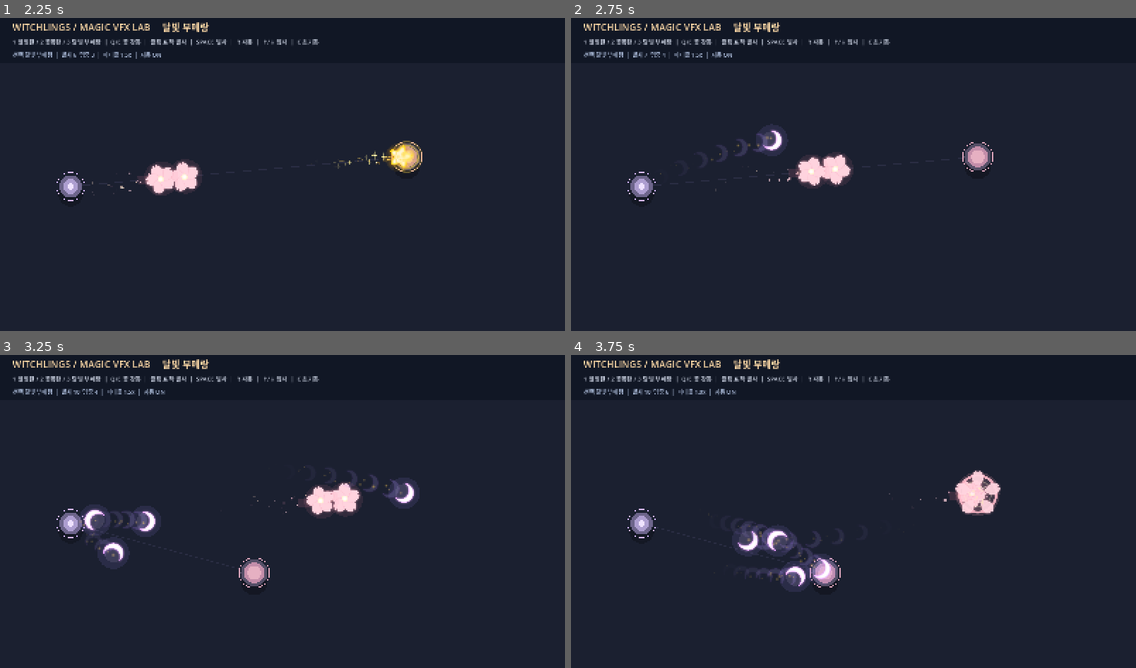
Above: before the commit, frames 1-4 (two rows, left to right).
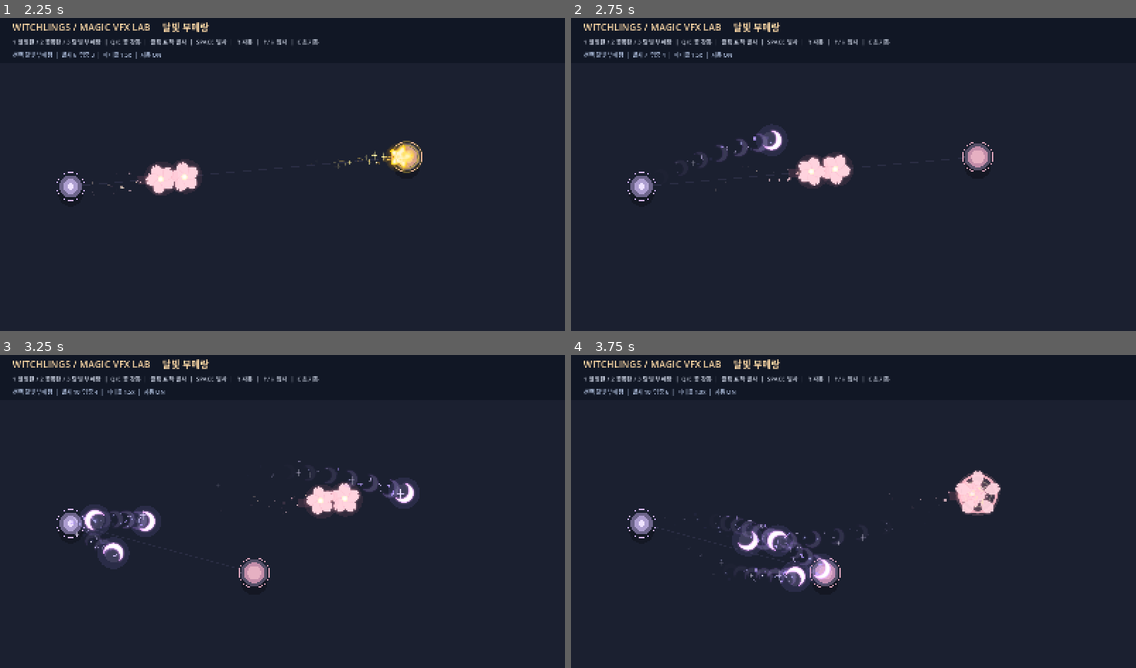
Above: after the commit, the same moments.

Repository: LittleEvasn/Test-Room
Game: Godot game, scene res://scenes/main.tscn
Two runs of this game, one before a commit and one after it. Both use one fixed random seed, a clock stepped at 60 frames per second and the inputs below.
Inputs (mouse positions are in pixels of both pictures, inside the frame that each line leads up to):
- Up to frame 1 (2.25 s): tap Enter at 0.5 s; move the mouse to (406, 155) at 0.52 s; hold Up 0.53-1.28 s; tap 1 at 0.6 s; click (406, 155) at 0.67 s; tap Space at 0.77, 1.52 s; move the mouse to (169, 187) at 1.27 s; hold Down 1.28-2.03 s; tap 2 at 1.35 s; move the mouse to (339, 102) at 2.02 s; hold Up from 2.03 s (still down); tap 3 at 2.1 s
- Up to frame 2 (2.75 s): keep holding Up
- Up to frame 3 (3.25 s): keep holding Up; move the mouse to (254, 574) at 2.77 s; tap Q at 2.85 s; click (254, 574) at 2.92 s; tap Space at 3.02 s
- Up to frame 4 (3.75 s): move the mouse to (1023, 558) at 3.52 s; release Up at 3.53 s; hold Down from 3.53 s (still down); tap E at 3.6 s

Frame 1 is identical in both runs. In frame 2, less than 0.1% of the frame differs, in the area x 15-36%, y 37-50%; in frame 3, 0.2%; in frame 4, 0.2%, in the area x 20-57%, y 51-73%.

Commit message:
Replace moon spark sprite with lunar dust shards arc sparks and white glints

Diff:
--- a/scripts/moon_boomerang.gd
+++ b/scripts/moon_boomerang.gd
@@ -6,12 +6,11 @@
 signal returned(at: Vector2)
 
 const MOON_TEXTURE: Texture2D = preload("res://assets/달빛 부메랑.png")
-const SPARK_TEXTURE: Texture2D = preload("res://assets/spark.png")
 const OUTBOUND_TIME := 0.84
 const RETURN_TIME := 0.70
 const IMAGE_DIAMETER := 96.0
 const MAX_TRAIL := 18
-const MAX_MOTES := 70
+const MAX_MOTES := 96
 
 var origin := Vector2.ZERO
 var destination := Vector2.ZERO
@@ -81,18 +80,24 @@
             motes.remove_at(i)
         else:
             mote["pos"] = Vector2(mote["pos"]) + Vector2(mote["vel"]) * delta
+            mote["angle"] = float(mote["angle"]) + float(mote["spin"]) * delta
 
 func _emit_motes(delta: float) -> void:
-    emission_carry = minf(4.0, emission_carry + delta * 35.0 * emission_density)
+    emission_carry = minf(4.0, emission_carry + delta * 43.0 * emission_density)
     while emission_carry >= 1.0 and motes.size() < MAX_MOTES:
         emission_carry -= 1.0
-        var life := randf_range(0.20, 0.43)
+        var life := randf_range(0.24, 0.52)
+        var roll := randf()
+        var kind := 0 if roll < 0.36 else (1 if roll < 0.64 else (2 if roll < 0.87 else 3))
         motes.append({
-            "pos": global_position + Vector2(randf_range(-12.0, 12.0), randf_range(-12.0, 12.0)),
-            "vel": Vector2(randf_range(-65.0, 65.0), randf_range(-65.0, 65.0)),
+            "pos": global_position + Vector2(randf_range(-17.0, 17.0), randf_range(-17.0, 17.0)),
+            "vel": Vector2(randf_range(-75.0, 75.0), randf_range(-75.0, 75.0)),
             "life": life,
             "total": life,
-            "size": randf_range(3.0, 8.0)
+            "size": randf_range(4.0, 10.0),
+            "kind": kind,
+            "angle": randf_range(0.0, TAU),
+            "spin": randf_range(-4.0, 4.0)
         })
 
 func _draw() -> void:
@@ -106,7 +111,7 @@
             MOON_TEXTURE,
             Rect2(-Vector2.ONE * diameter * 0.5, Vector2.ONE * diameter),
             false,
-            Color(0.73, 0.66, 1.0, fraction * 0.24)
+            Color(0.79, 0.71, 1.0, fraction * 0.31)
         )
         draw_set_transform(Vector2.ZERO, 0.0, Vector2.ONE)
 
@@ -114,12 +119,18 @@
         var fade := clampf(float(mote["life"]) / float(mote["total"]), 0.0, 1.0)
         var local_pos := to_local(Vector2(mote["pos"]))
         var radius := float(mote["size"]) * (0.4 + fade * 0.6)
-        draw_texture_rect(
-            SPARK_TEXTURE,
-            Rect2(local_pos - Vector2.ONE * radius, Vector2.ONE * radius * 2.0),
-            false,
-            Color(0.75, 0.72, 1.0, fade * 0.8)
-        )
+        match int(mote["kind"]):
+            0:
+                draw_circle(local_pos, radius * 0.76, Color(0.56, 0.48, 1.0, fade * 0.16))
+                draw_circle(local_pos, radius * 0.34, Color(0.76, 0.77, 1.0, fade * 0.77))
+                draw_circle(local_pos, radius * 0.12, Color(1.0, 0.98, 1.0, fade * 0.95))
+            1:
+                _draw_moon_shard(local_pos, radius, float(mote["angle"]), Color(0.69, 0.57, 1.0, fade * 0.84))
+            2:
+                draw_arc(local_pos, radius * 1.1, float(mote["angle"]), float(mote["angle"]) + 1.7, 10, Color(0.85, 0.79, 1.0, fade * 0.88), maxf(1.0, radius * 0.23), true)
+            3:
+                draw_line(local_pos + Vector2(-radius * 1.1, 0), local_pos + Vector2(radius * 1.1, 0), Color(0.89, 0.83, 1.0, fade * 0.87), maxf(1.0, radius * 0.2), true)
+                draw_line(local_pos + Vector2(0, -radius * 1.6), local_pos + Vector2(0, radius * 1.6), Color(0.96, 0.94, 1.0, fade * 0.92), maxf(1.0, radius * 0.2), true)
 
     # 본체는 독립적으로 회전하며, 곡선 비행의 방향과 무관하게 팽이처럼 돈다.
     draw_circle(Vector2.ZERO, IMAGE_DIAMETER * 0.47, Color(0.65, 0.56, 1.0, 0.11))
@@ -128,3 +139,15 @@
     var diameter := IMAGE_DIAMETER * (1.0 + sin(age * 14.0) * 0.025)
     draw_texture_rect(MOON_TEXTURE, Rect2(-Vector2.ONE * diameter * 0.5, Vector2.ONE * diameter), false)
     draw_set_transform(Vector2.ZERO, 0.0, Vector2.ONE)
+
+func _draw_moon_shard(at: Vector2, radius: float, angle: float, tint: Color) -> void:
+    var polygon := PackedVector2Array([
+        Vector2(-radius * 0.30, -radius),
+        Vector2(radius * 0.45, -radius * 0.60),
+        Vector2(radius * 0.32, radius),
+        Vector2(-radius * 0.45, radius * 0.60)
+    ])
+    for i in polygon.size():
+        polygon[i] = at + polygon[i].rotated(angle)
+    draw_colored_polygon(polygon, tint)
+    draw_line(at - Vector2.RIGHT.rotated(angle) * radius * 0.38, at + Vector2.RIGHT.rotated(angle) * radius * 0.38, Color(0.98, 0.93, 1.0, tint.a * 0.6), 1.0, true)
